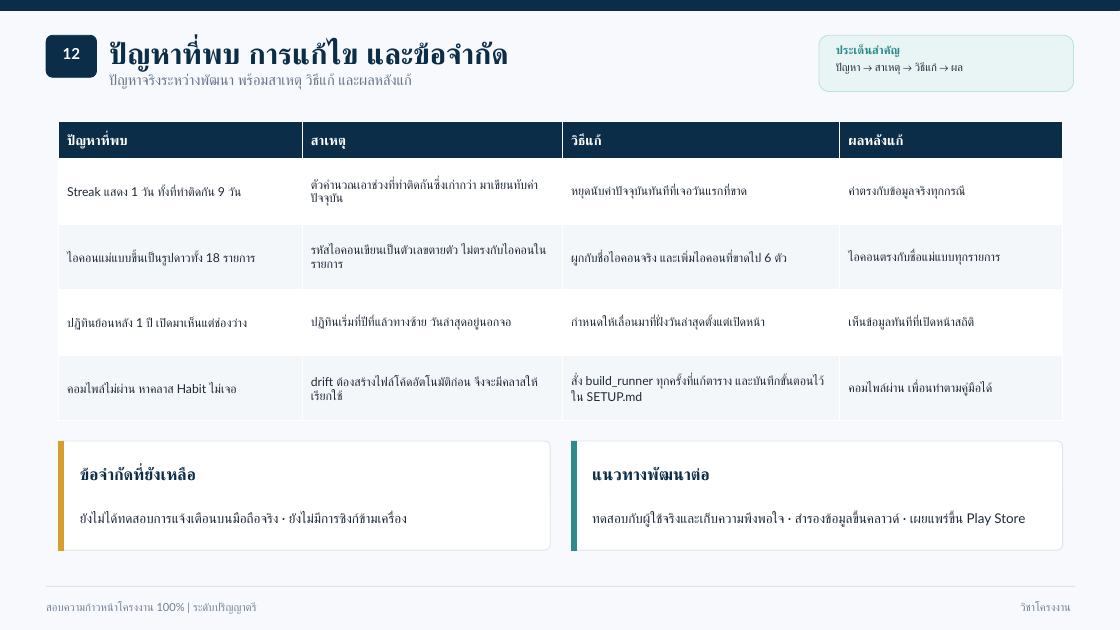
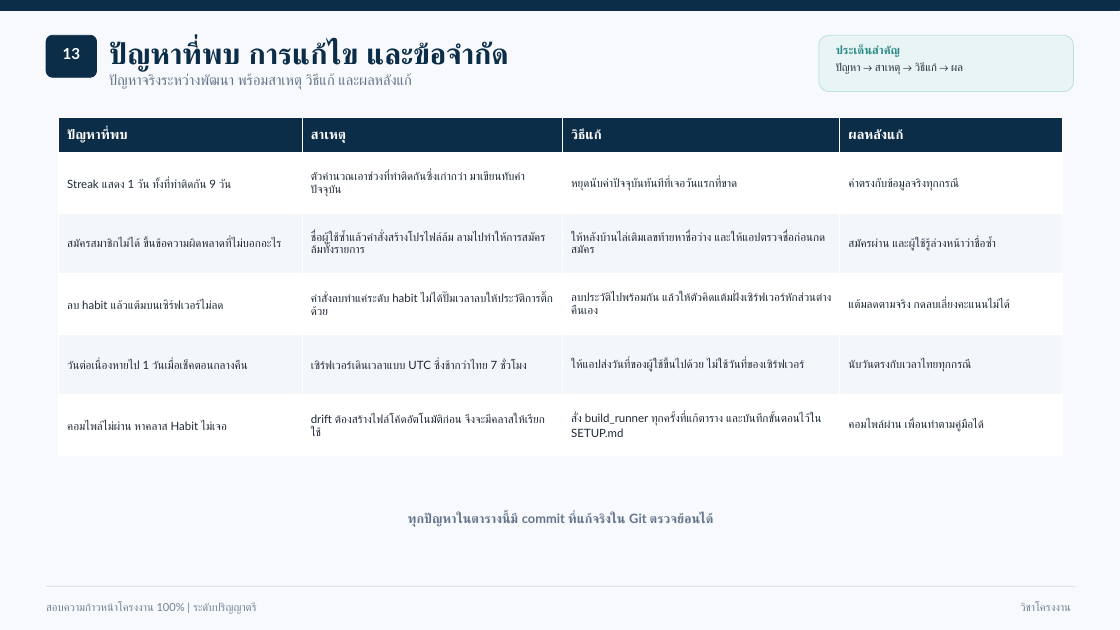
Before and after one commit to SuperMeteo/habit_tracker, a slide deck: slide 14 of docs/นำเสนอ100_HabitTracker.pptx (slide 13 before the commit). Drawn at 1120x630 pixels with LibreOffice and Linux fonts; fonts in the diff are those of the drawing. Boxes give left, top, right and bottom in pixels: in the first picture for what was removed or moved away, otherwise in the second. Text is boxed around its words. In the diff, an @@ line names an element or a change of style, - is before the commit and + after.

```diff
--- a/docs/นำเสนอ100_HabitTracker.pptx
+++ b/docs/นำเสนอ100_HabitTracker.pptx
@@ text at bbox=[63, 48, 81, 59]: text changed @@
-12
+13
@@ table at bbox=[59, 118, 1063, 455] @@
-row 3: ไอคอนแม่แบบขึ้นเป็นรูปดาวทั้ง 18 รายการ | รหัสไอคอนเขียนเป็นตัวเลขตายตัว ไม่ตรงกับไอคอนในรายการ | ผูกกับชื่อไอคอนจริง และเพิ่มไอคอนที่ขาดไป 6 ตัว | ไอคอนตรงกับชื่อแม่แบบทุกรายการ
-row 4: ปฏิทินย้อนหลัง 1 ปี เปิดมาเห็นแต่ช่องว่าง | ปฏิทินเริ่มที่ปีที่แล้วทางซ้าย วันล่าสุดอยู่นอกจอ | กำหนดให้เลื่อนมาที่ฝั่งวันล่าสุดตั้งแต่เปิดหน้า | เห็นข้อมูลทันทีที่เปิดหน้าสถิติ
+row 3: สมัครสมาชิกไม่ได้ ขึ้นข้อความผิดพลาดที่ไม่บอกอะไร | ชื่อผู้ใช้ซ้ำแล้วคำสั่งสร้างโปรไฟล์ล้ม ลามไปทำให้การสมัครล้มทั้งรายการ | ให้หลังบ้านไล่เติมเลขท้ายหาชื่อว่าง และให้แอปตรวจชื่อก่อนกดสมัคร | สมัครผ่าน และผู้ใช้รู้ล่วงหน้าว่าชื่อซ้ำ
+row 4: ลบ habit แล้วแต้มบนเซิร์ฟเวอร์ไม่ลด | คำสั่งลบทำแค่ระดับ habit ไม่ได้ปั๊มเวลาลบให้ประวัติการติ๊กด้วย | ลบประวัติไปพร้อมกัน แล้วให้ตัวคิดแต้มฝั่งเซิร์ฟเวอร์หักส่วนต่างคืนเอง | แต้มลดตามจริง กดลบเลี่ยงคะแนนไม่ได้
+row 5: วันต่อเนื่องหายไป 1 วันเมื่อเช็คตอนกลางคืน | เซิร์ฟเวอร์เดินเวลาแบบ UTC ซึ่งช้ากว่าไทย 7 ชั่วโมง | ให้แอปส่งวันที่ของผู้ใช้ขึ้นไปด้วย ไม่ใช้วันที่ของเซิร์ฟเวอร์ | นับวันตรงกับเวลาไทยทุกกรณี
@@ table: place and size @@
-table at bbox=[59, 122, 1063, 421]
+table at bbox=[59, 118, 1063, 455]
@@ rounded rectangle removed at bbox=[59, 441, 550, 550] @@
@@ rectangle removed at bbox=[59, 441, 64, 550] @@
@@ rounded rectangle removed at bbox=[571, 441, 1063, 550] @@
@@ rectangle removed at bbox=[571, 441, 576, 550] @@
@@ text removed at bbox=[80, 468, 196, 481] @@
-ข้อจำกัดที่ยังเหลือ
@@ text removed at bbox=[592, 468, 710, 481] @@
-แนวทางพัฒนาต่อ
@@ text removed at bbox=[80, 513, 407, 523] @@
-ยังไม่ได้ทดสอบการแจ้งเตือนบนมือถือจริง · ยังไม่มีการซิงก์ข้ามเครื่อง
@@ text added at bbox=[408, 513, 713, 527], 11 pt, text #64748B, bold @@
+ทุกปัญหาในตารางนี้มี commit ที่แก้จริงใน Git ตรวจย้อนได้
@@ text removed at bbox=[592, 513, 1025, 527] @@
-ทดสอบกับผู้ใช้จริงและเก็บความพึงพอใจ · สำรองข้อมูลขึ้นคลาวด์ · เผยแพร่ขึ้น Play Store
```
Also in this commit, not shown: 13 other slides changed, 4 slides added, 2 slides removed, 9 other files.
